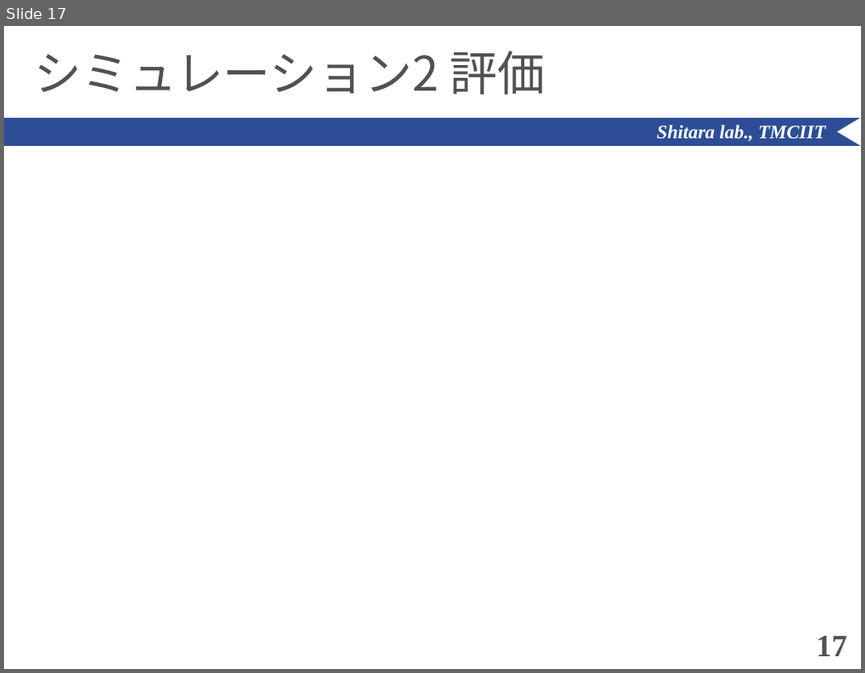
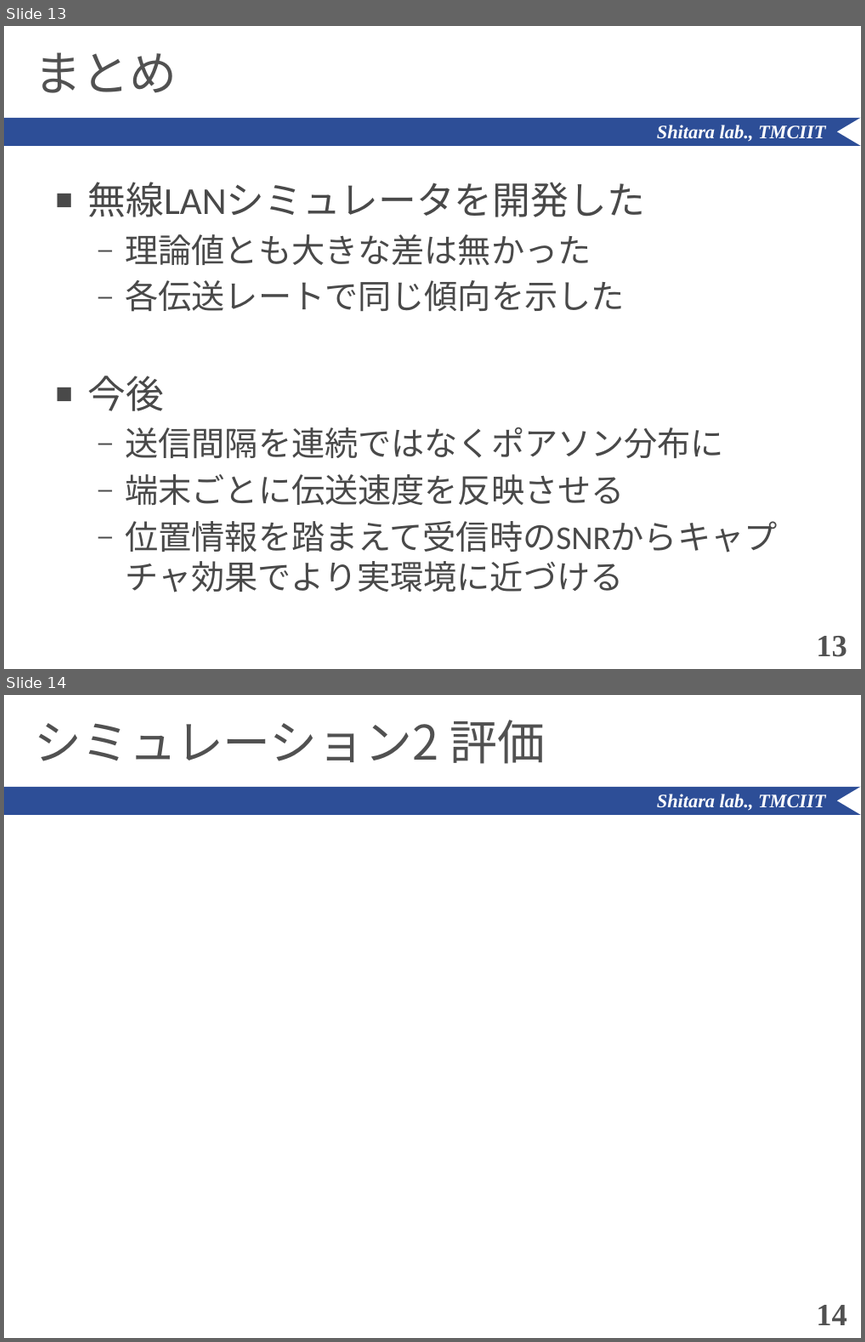
Before and after one commit to ShitaLab-TMCIT/IEEE802.11simulator, a slide deck: paper/pwp_tmp_shiralab.pptx. Shown one above the other, each under a label of ours: slide 17 before the commit, slides 13 and 14 after it. The pictures are 865x673 and 865x1342 pixels, drawn with LibreOffice and Linux fonts; fonts in the diff are those of the drawing. Boxes give left, top, right and bottom in pixels: in the first picture for what was removed or moved away, otherwise in the second. Text is boxed around its words. In the diff, an @@ line names an element or a change of style, - is before the commit and + after.

```diff
--- a/paper/pwp_tmp_shiralab.pptx
+++ b/paper/pwp_tmp_shiralab.pptx
@@ slide 13 added at bbox=[4, 26, 861, 669], background #FFFFFF; not listed: 3 template elements that a slide beside it also shows @@
@@ title added at bbox=[34, 52, 177, 93], 40 pt, text #515151 @@
+まとめ
@@ text added at bbox=[87, 182, 777, 552], 28 pt, text #494949 @@
+■ 無線LANシミュレータを開発した
+  – 理論値とも大きな差は無かった
+  – 各伝送レートで同じ傾向を示した
+■ 今後
+  – 送信間隔を連続ではなくポアソン分布に
+  – 端末ごとに伝送速度を反映させる
+  – 位置情報を踏まえて受信時のSNRからキャプチャ効果でより実環境に近づける
@@ page number added at bbox=[816, 635, 846, 657], 26 pt, text #515151, bold @@
+13
@@ what was slide 17 is now slide 14 @@
@@ page number at bbox=[816, 1304, 846, 1325]: text changed @@
-17
+14
```
Also in this commit, not shown: 5 slides changed, 4 other slides added, 7 slides removed, 11 other files.
